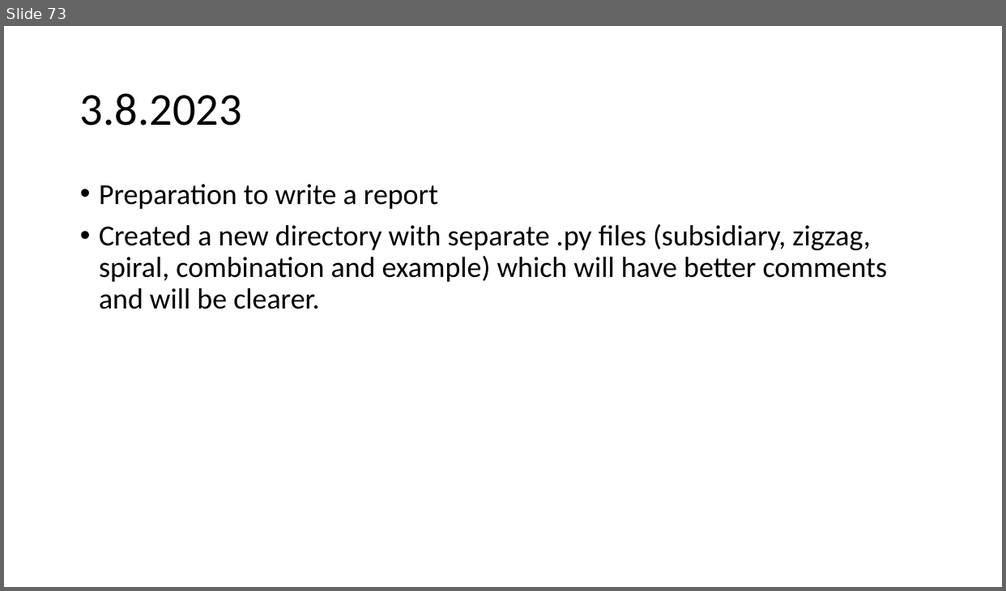
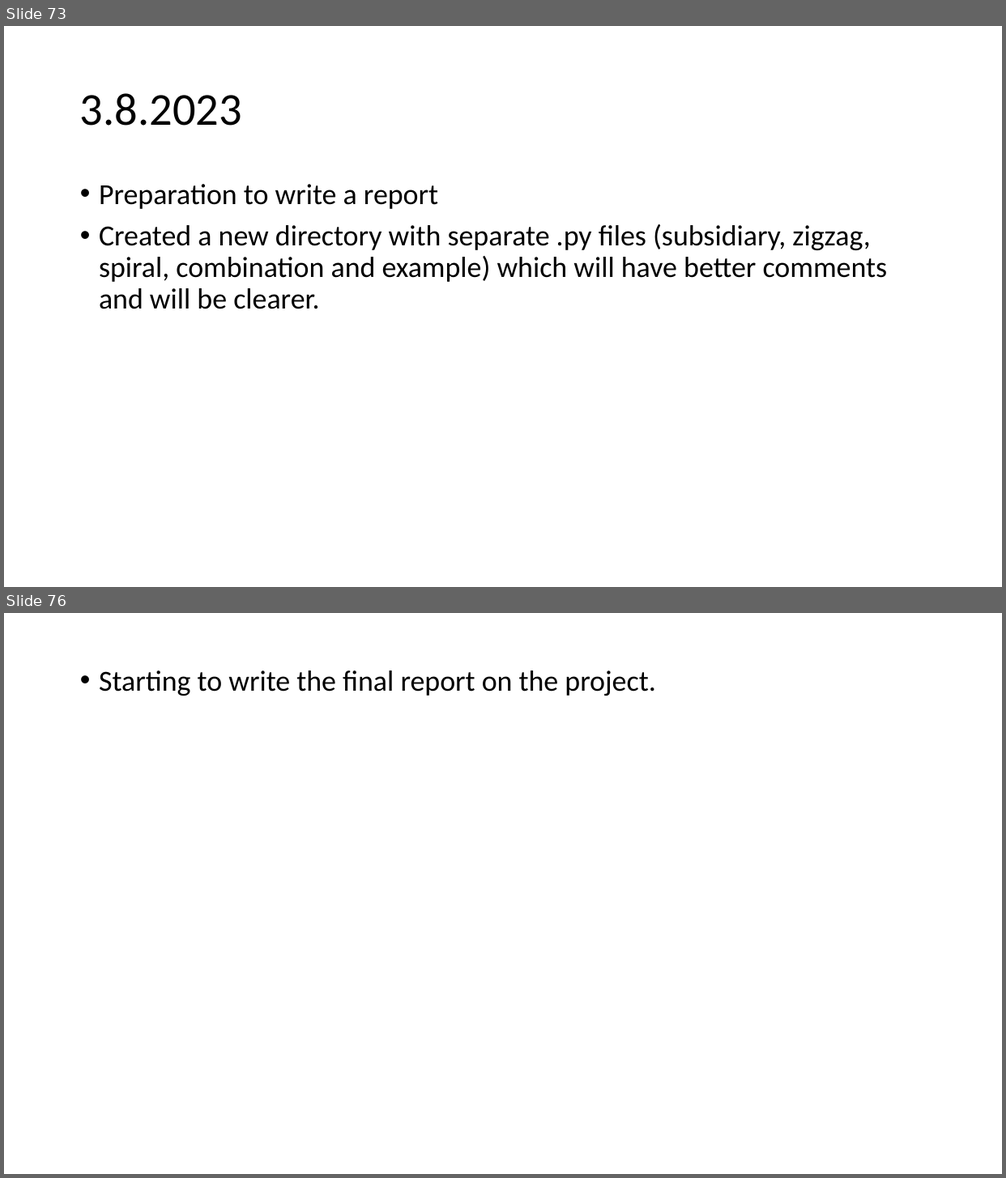
Before and after one commit to urhtrinko/DroneRadioactivity_student_job, a slide deck: reports/work_diary.pptx. Shown one above the other, each under a label of ours: slide 73 before the commit, slides 73 and 76 after it; the slides between them are not shown. The pictures are 1006x591 and 1006x1178 pixels, drawn with LibreOffice and Linux fonts; fonts in the diff are those of the drawing. Boxes give left, top, right and bottom in pixels: in the first picture for what was removed or moved away, otherwise in the second. Text is boxed around its words. In the diff, an @@ line names an element or a change of style, - is before the commit and + after.

```diff
--- a/reports/work_diary.pptx
+++ b/reports/work_diary.pptx
@@ slide 76 added at box(4, 613, 1002, 1174), background #FFFFFF @@
@@ text added at box(99, 671, 655, 696), 28 pt, text #000000 @@
+• Starting to write the final report on the project.
```
Also in this commit, not shown: 1 slide changed, 1 other slide added.
